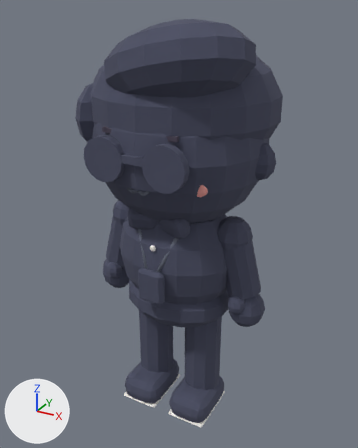
One commit to the glTF model out/avatars/av_hadi.glb: the scene before it, then after it.
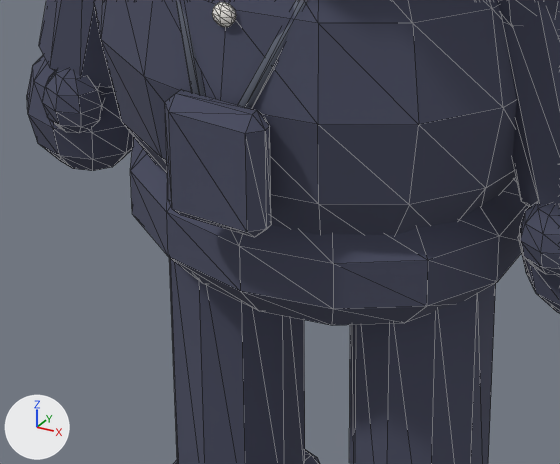
There are two pictures of each version: one whole from a 50 mm lens placed at (0.75, -1.362, 1.4), pointed at (-0.015, 0.028, 0.705), one close up on the part from 27% to 66% of the width and 55% to 81% of the height. Every picture has the same lights, and +X, +Y and +Z are marked at lower left. The last two pictures show the newer version. The close-ups show mesh edges as thin lines. Where no turn or scale is listed for an object, it has been applied to the vertices. Vertices at exactly the same position are counted once.

Names of what the first close-up shows: 'SM_av_hadi_acc_badge', 'SM_av_hadi_acc_badge_outline', 'SM_av_hadi_arm_l_outline', 'SM_av_hadi_arm_r_outline', 'SM_av_hadi_hips_outline', 'SM_av_hadi_leg_l_outline', 'SM_av_hadi_leg_r_outline', 'SM_av_hadi_torso_outline' and 1 more.
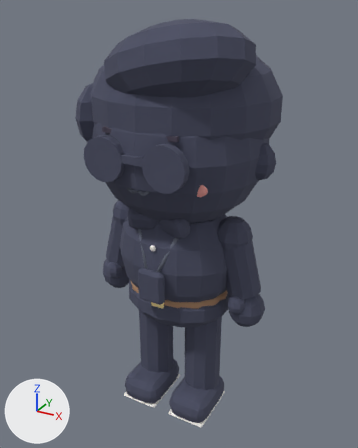
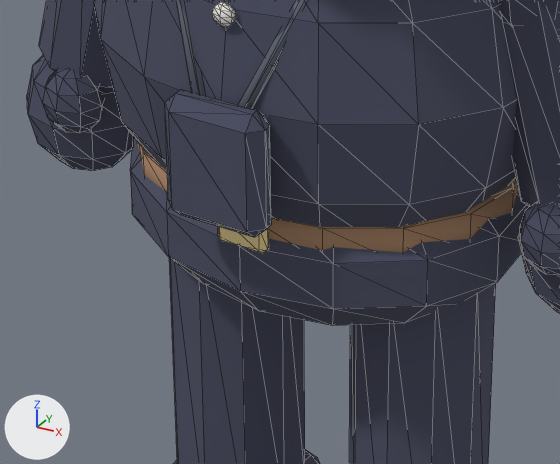
The change in detail:
Material 'MAT_butter' (mat_mat_butter) is new.
Its base color is (0.922, 0.738, 0.356) (beige #f6dfa1).
Its roughness is 1.0.
me_sm_av_hadi_hips is used by ob_sm_av_hadi_hips; location (0.0, 0.0, 0.0).
me_sm_av_hadi_hips had 86 vertices, 168 faces and spanned x -0.181..0.181, y -0.146..0.146, z 0.36..0.54.
me_sm_av_hadi_hips now has 142 vertices, 272 faces and spans x -0.185..0.185, y -0.154..0.147, z 0.36..0.54.
me_sm_av_hadi_hips part 1: a new loose piece, a 16-sided cylinder along z spanning x -0.185..0.185, y -0.147..0.147, z 0.468..0.502, in mat_mat_wood_dark (brown #a98466).
me_sm_av_hadi_hips part 2: a new loose piece of 24 vertices spanning x -0.025..0.025, y -0.154..-0.142, z 0.468..0.502, in mat_mat_butter (beige #f6dfa1).
me_sm_av_hadi_hips gains material mat_mat_wood_dark (brown #a98466).
me_sm_av_hadi_hips gains material mat_mat_butter (beige #f6dfa1).

Location of each change, [x1, y1, x2, y2] in pixels of the close-ups (560 x 464 px):
'SM_av_hadi_hips', reshaped (not visible before)
    after: [137, 141, 518, 253]
part 1 of me_sm_av_hadi_hips, added
    after: [137, 141, 518, 253]
part 2 of me_sm_av_hadi_hips, added (beige)
    after: [218, 226, 269, 253]
